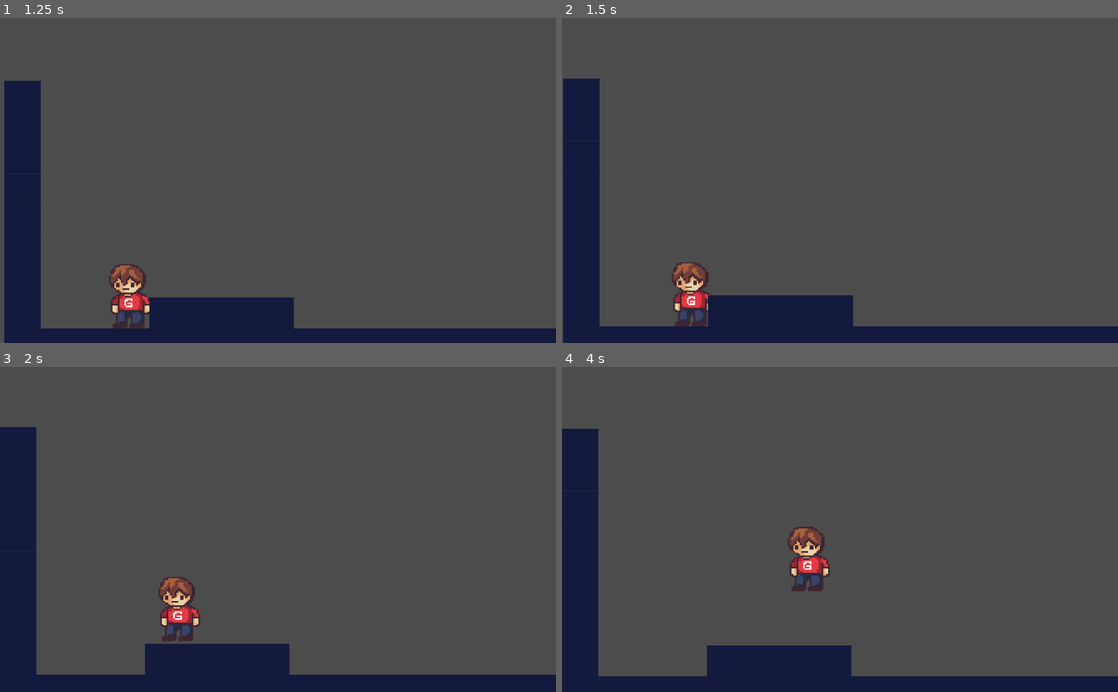
Above: before the commit, frames 1-4 (two rows, left to right).
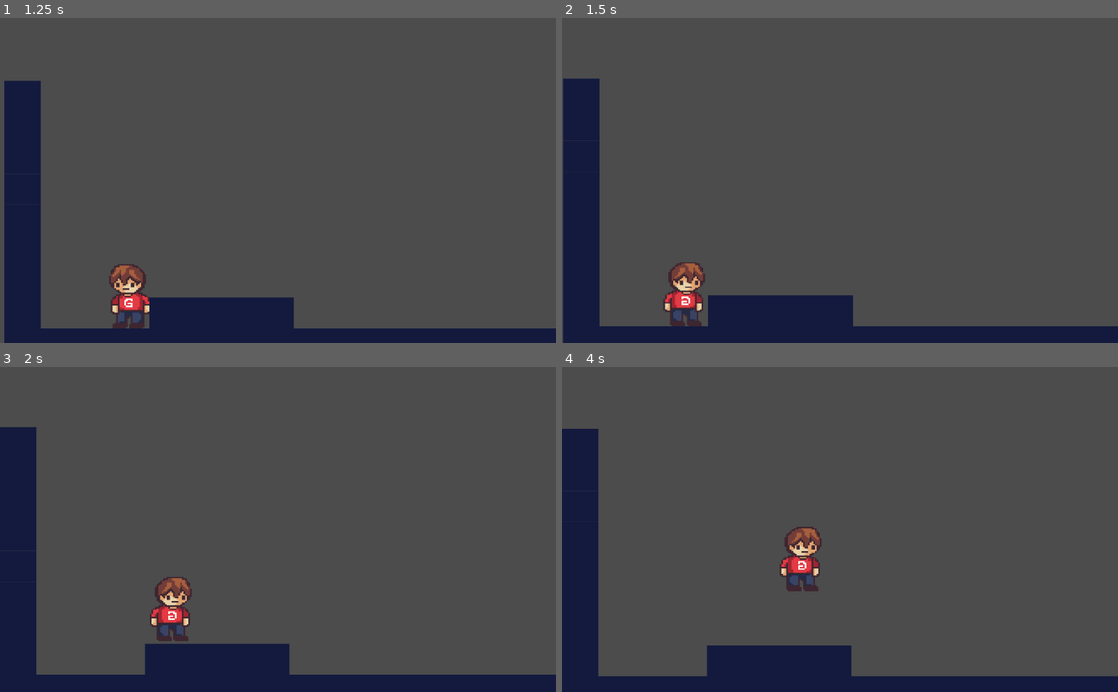
Above: after the commit, the same moments.

Repository: AndrewYeh1/Finance-game
Game: Godot game, scene res://Home/Home.tscn
Same seed, same stepped clock (60 frames per second), same inputs: the game is played once before the commit and once after it.
Inputs (mouse positions are in pixels of both pictures, inside the frame that each line leads up to):
- Up to frame 1 (1.25 s): click (278, 229) at 0.5 s
- Up to frame 2 (1.5 s): move the mouse to (962, 164) at 1.27 s; hold Right (move_right) from 1.28 s (still down)
- Up to frame 3 (2 s): keep holding Right (move_right); tap Up (jump) at 1.52 s
- Up to frame 4 (4 s): move the mouse to (728, 545) at 2.02 s; tap Up (jump) at 2.27, 3.77 s; move the mouse to (895, 458) at 2.77 s; release Right (move_right) at 2.78 s; hold Left (move_left) 2.78-3.53 s; move the mouse to (812, 594) at 3.52 s; hold Right (move_right) from 3.53 s (still down)

Frame 1 is identical in both runs. In frame 2, 1.0% of the frame differs, in the area x 18-27%, y 75-95%; in frame 3, 1.0%; in frame 4, 1.1%, in the area x 39-49%, y 49-70%.

Commit message:
changed the direction of the sprite when direction is changed

Diff:
--- a/actors/player.gd
+++ b/actors/player.gd
@@ -12,6 +12,7 @@
 func _physics_process(delta: float) -> void:
 	var is_jump_interrupted: = Input.is_action_just_released("jump") and _velocity.y < 0.0
 	var direction: = get_direction()
+	ChangeDirection()
 	_velocity = calculate_move_velocity(_velocity, direction, speed, is_jump_interrupted)
 	_velocity = move_and_slide(_velocity, FLOOR_NORMAL)
 
@@ -47,4 +48,13 @@
 func calculate_stomp_velocity(linear_velocity: Vector2, impulse: float) -> Vector2:
 	var out: = linear_velocity
 	out.y = -impulse
+
 	return out
+
+#dfdsfjnkfds
+
+func ChangeDirection():
+	if Input.get_action_strength("move_right"):
+		get_node( "playerskin" ).set_flip_h( true )
+	elif Input.get_action_strength("move_left"):
+		get_node( "playerskin" ).set_flip_h( false )
--- a/actors/player.tscn
+++ b/actors/player.tscn
@@ -10,7 +10,7 @@
 collision_mask = 8
 script = ExtResource( 2 )
 
-[node name="player" type="Sprite" parent="."]
+[node name="playerskin" type="Sprite" parent="."]
 position = Vector2( -5.46486, -69.9551 )
 scale = Vector2( 0.231021, 0.231021 )
 texture = ExtResource( 1 )
